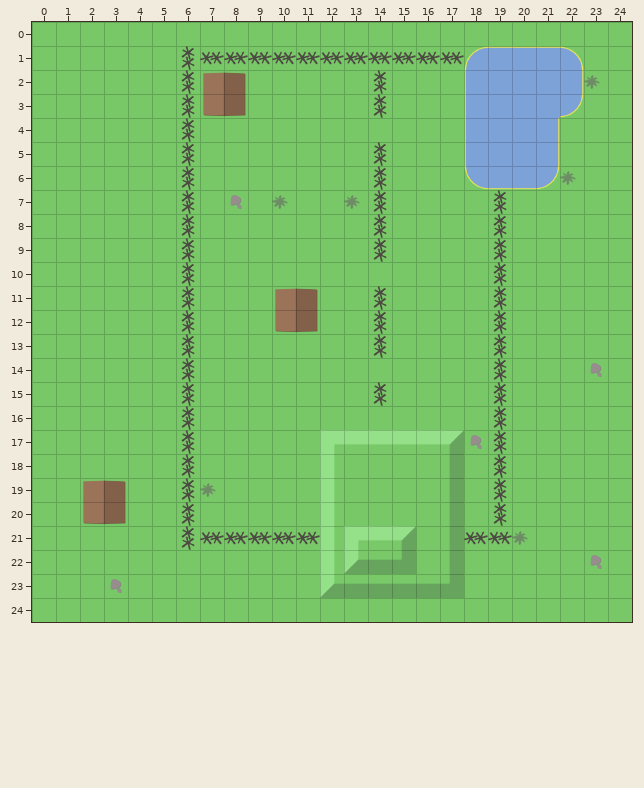
Two versions of a level (Tiled map (JSON), game/tilemap/map1.json). This is how it looked before the edit.
Cells are 64x64 px. Shown: x 0..24, y 0..24.
And afterwards:
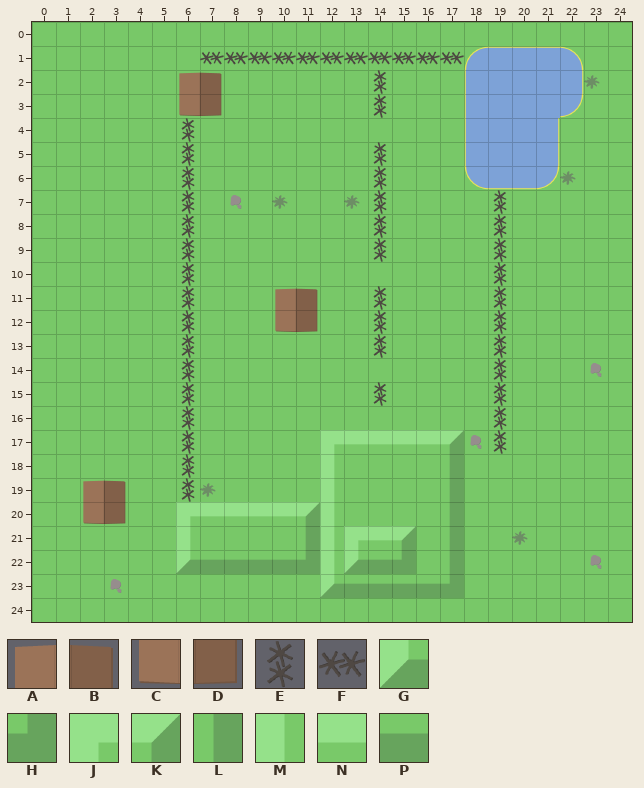
Key: from "tiles": A 20, B 21, C 30, D 31, E 33, F 34, G 40, H 41, J 42, K 43, L 44, M 45, N 46, P 47.
_ is an empty cell.
Message: Game music and map adjusts
Change:
Layer "blockedLayer":
The edit turns tile E into tile A in row 2 at x 6.
The edit turns tile A into tile B in row 2 at x 7.
The edit turns tile E into tile C in row 3 at x 6.
The edit turns tile C into tile D in row 3 at x 7.
There is now tile G in row 22 at x 6.
There is now tile H in row 22 at x 11.
The edit turns tile E into tile J in row 20 at x 6.
There is now tile K in row 20 at x 11.
The edit turns tile F into tile L in row 21 at x 11.
The edit turns tile E into tile M in row 21 at x 6.
There is now tile N in row 20 at x 7 to 10.
There is now tile P in row 22 at x 7 to 10.
Tile B is removed in row 2 at x 8.
Tile D is removed in row 3 at x 8.
Tile E is removed in row 1 at x 6; in rows 18 to 20 at x 19.
Tile F is removed in row 21 at x 7 to 10 and 18 to 19.
